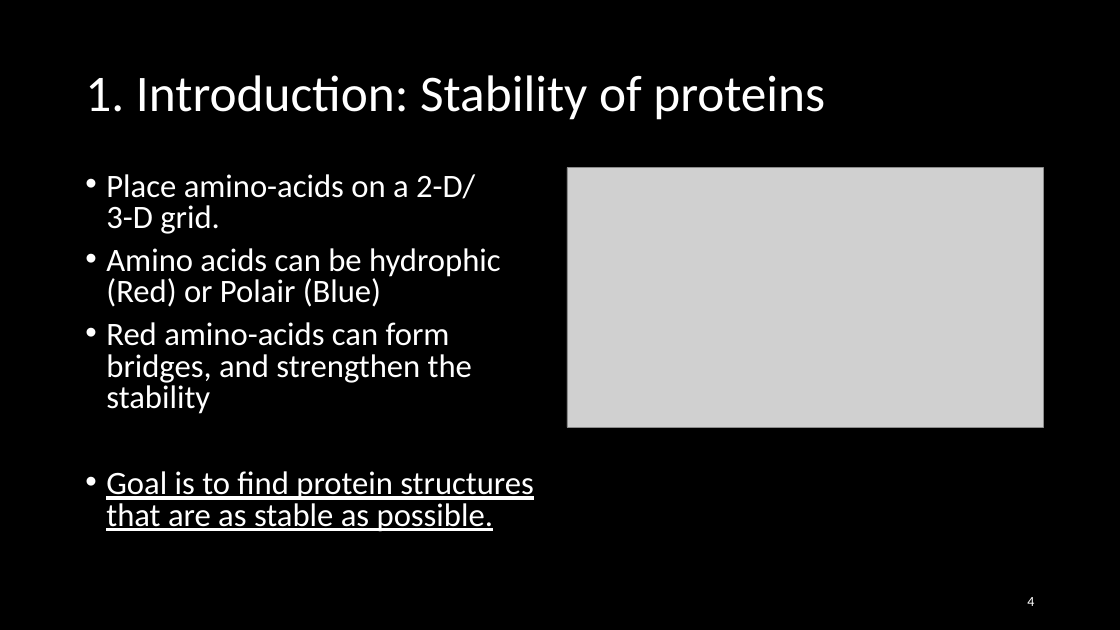
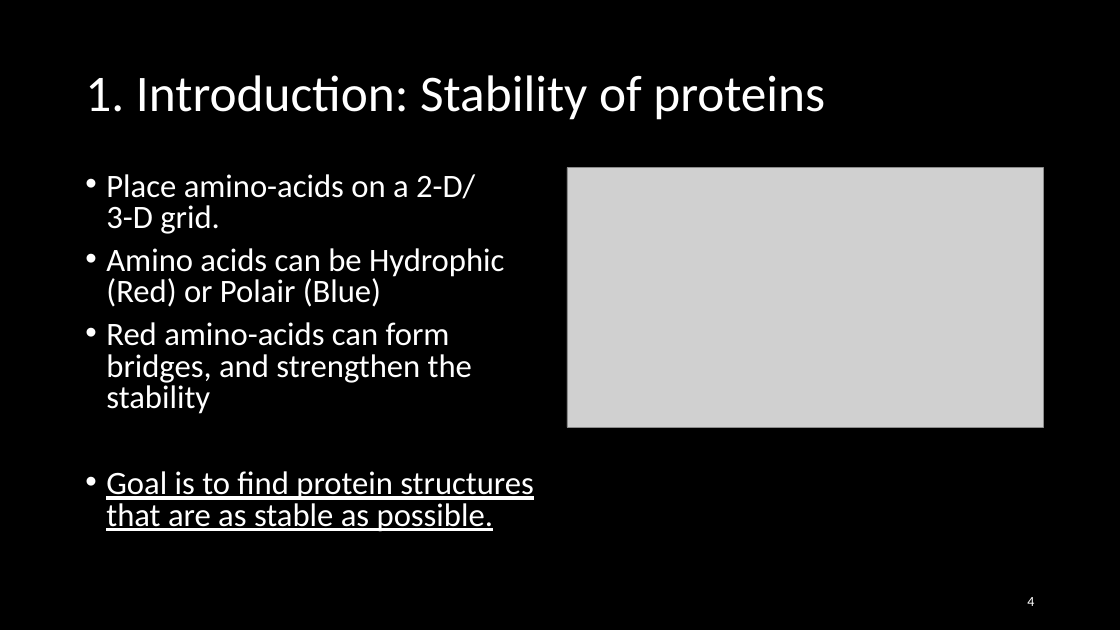
Before and after one commit to Loek21/Protein-Pow-d-er, a slide deck: slide 4 of Docs/PPP, final.pptx. Drawn at 1120x630 pixels with LibreOffice and Linux fonts; fonts in the diff are those of the drawing; grey boxes stand for pictures. Boxes give left, top, right and bottom in pixels: in the first picture for what was removed or moved away, otherwise in the second. Text is boxed around its words. In the diff, an @@ line names an element or a change of style, - is before the commit and + after.

```diff
--- a/Docs/PPP, final.pptx
+++ b/Docs/PPP, final.pptx
@@ text at (x1=106, y1=248, x2=504, y2=307): text changed @@
-• Amino acids can be hydrophic (Red) or Polair (Blue)
+• Amino acids can be Hydrophic (Red) or Polair (Blue)
```
Also in this commit, not shown: 2 other slides changed, 1 slide added.
